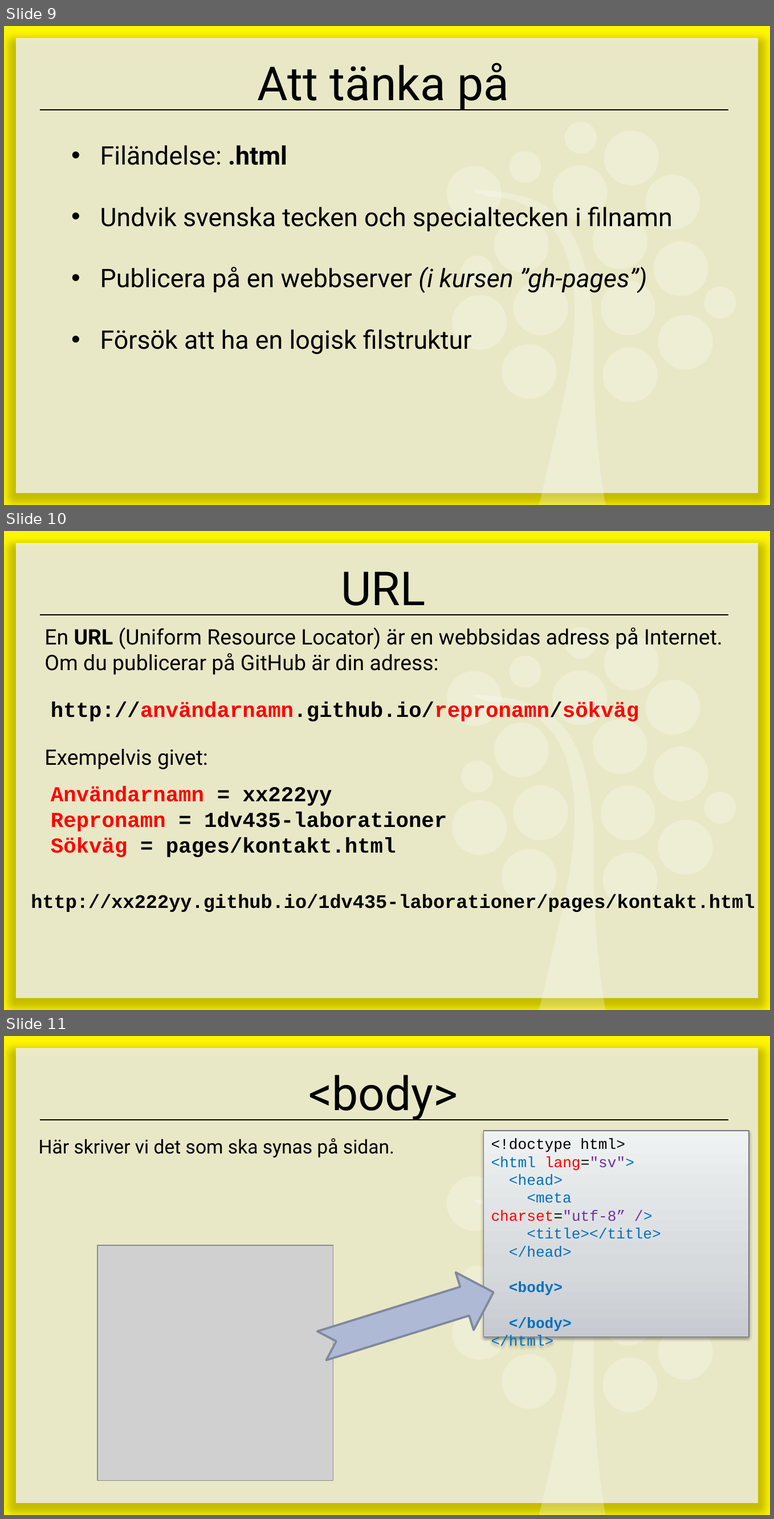
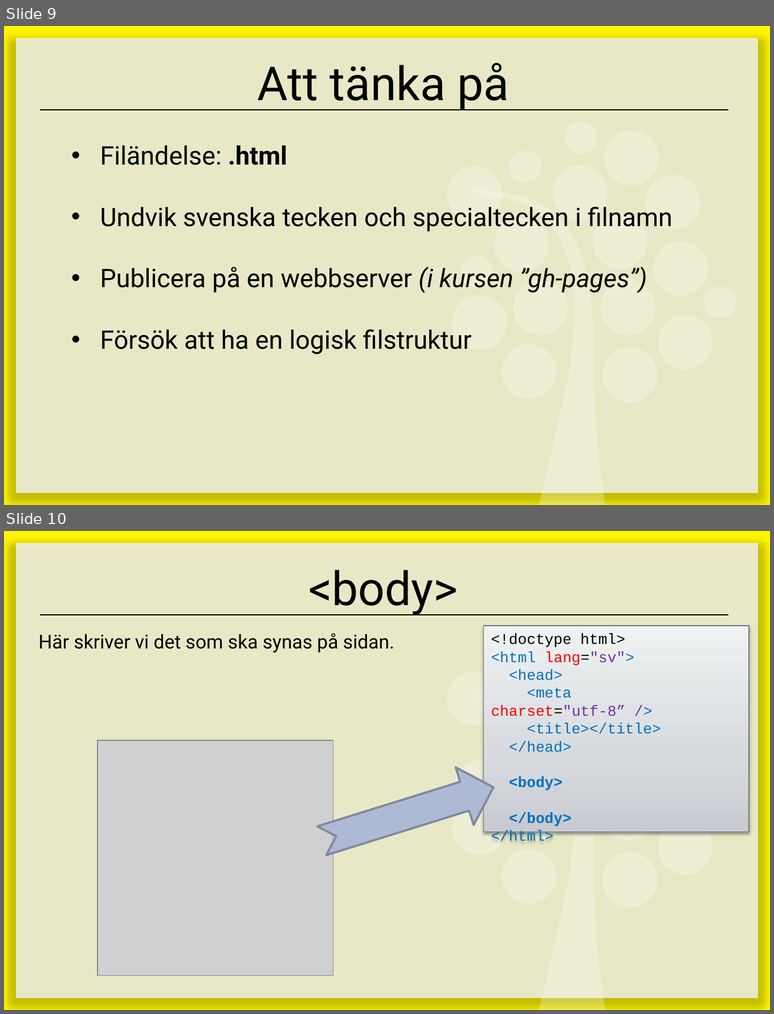
Before and after one commit to abbjetmus/programmering, a slide deck: HTML/HTML.pptx. Shown one above the other, each under a label of ours: slides 9, 10 and 11 before the commit, slides 9 and 10 after it. The pictures are 774x1519 and 774x1014 pixels, drawn with LibreOffice and Linux fonts; fonts in the diff are those of the drawing; grey boxes stand for pictures. Boxes give left, top, right and bottom in pixels: in the first picture for what was removed or moved away, otherwise in the second. Text is boxed around its words. In the diff, an @@ line names an element or a change of style, - is before the commit and + after.

```diff
--- a/HTML/HTML.pptx
+++ b/HTML/HTML.pptx
@@ slide 10 removed at (4, 531, 770, 1010), background #FFFFFF; not listed: 21 template elements that a slide beside it also shows @@
@@ title removed at (341, 571, 426, 615) @@
-URL
@@ subtitle removed at (44, 627, 723, 675) @@
-En URL (Uniform Resource Locator) är en webbsidas adress på Internet. Om du publicerar på GitHub är din adress:
@@ text removed at (51, 701, 639, 721) @@
-http://användarnamn.github.io/repronamn/sökväg
@@ text removed at (44, 749, 208, 769) @@
-Exempelvis givet:
@@ text removed at (51, 786, 447, 857) @@
-Användarnamn = xx222yy
-Repronamn = 1dv435-laborationer
-Sökväg = pages/kontakt.html
@@ text removed at (31, 894, 755, 912) @@
-http://xx222yy.github.io/1dv435-laborationer/pages/kontakt.html
@@ what was slide 11 is now slide 10 @@
```
Also in this commit, not shown: 1 slide changed, 2 other files.
